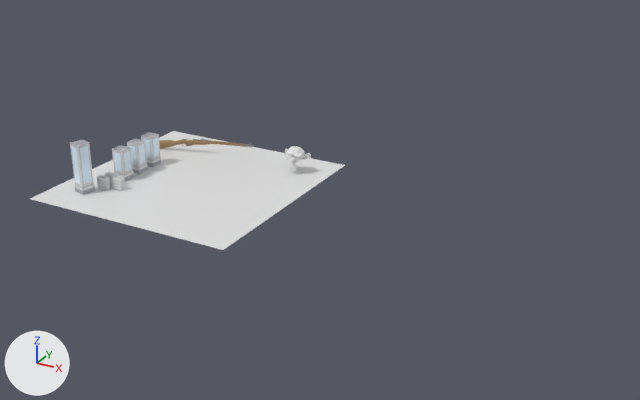
What one commit did to the Blender file scene1.blend.
Camera for both pictures: a 50 mm camera at (45.2, -58.9, 30.3) aimed at (9.0, 7.0, -2.6). The axes (+X, +Y, +Z) are drawn at lower left. The lights are the same throughout.

Names of what the first picture shows: 'mosin9130', 'plane', 'skyscraperA', 'skyscraperA.001', 'skyscraperA.002', 'skyscraperB'.
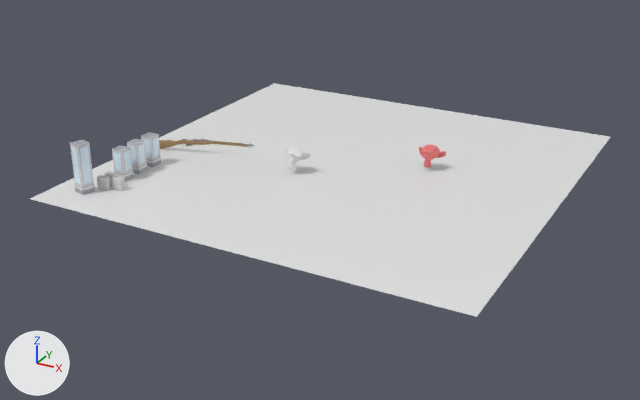
What differs and where, as boxes [x1, y1, x2, y2] in the pictures (640 x 400 px):
'plane.003', added: after [224, 165, 558, 317]
'plane.002', added: after [346, 108, 610, 207]
'plane.001', added: after [174, 83, 427, 165]
'monkey.001', added: after [419, 145, 446, 168]

Diff of the bpy script that builds the scene:
```diff
--- a/scene1.blend.py
+++ b/scene1.blend.py
@@ mat_none_002 @@
+mat_none_002 = principled_material('None.002')
+mat_none_002.base_color = (0.8, 0.2, 0.2)  # pink #e77c7c
+mat_none_002.roughness = 0.293
+mat_none_002.specular_ior_level = 0.2
@@ me_monkey @@
+me_monkey.from_pydata(...)  # 507 vertices, 967 faces; spans x -1.37..1.37, y -0.98..0.98, z -0.85..0.85
+me_monkey.materials.append(mat_none_002)  # pink #e77c7c
@@ ob_monkey_001 @@
+ob_monkey_001 = bpy.data.objects.new('monkey.001', me_monkey)
+ob_monkey_001.location = (17.23, 12.96, 1.3)
+ob_monkey_001.rotation_euler = (1.571, 0.0, 0.0)  # degrees (90, 0, 0)
@@ ob_plane_003 @@
+ob_plane_003 = bpy.data.objects.new('plane.003', me_plane_001.copy())  # the mesh of ob_plane
+ob_plane_003.location = (20.0, 0.0, 0.0)
+ob_plane_003.rotation_euler = (1.571, 0.0, 0.0)  # degrees (90, 0, 0)
+ob_plane_003.scale = (10.0, 1.0, 10.0)
@@ ob_plane_002 @@
+ob_plane_002 = bpy.data.objects.new('plane.002', me_plane_001.copy())  # the mesh of ob_plane
+ob_plane_002.location = (20.0, 20.0, 0.0)
+ob_plane_002.rotation_euler = (1.571, 0.0, 0.0)  # degrees (90, 0, 0)
+ob_plane_002.scale = (10.0, 1.0, 10.0)
@@ ob_plane_001 @@
+ob_plane_001 = bpy.data.objects.new('plane.001', me_plane_001.copy())  # the mesh of ob_plane
+ob_plane_001.location = (0.0, 20.0, 0.0)
+ob_plane_001.rotation_euler = (1.571, 0.0, 0.0)  # degrees (90, 0, 0)
+ob_plane_001.scale = (10.0, 1.0, 10.0)
```
